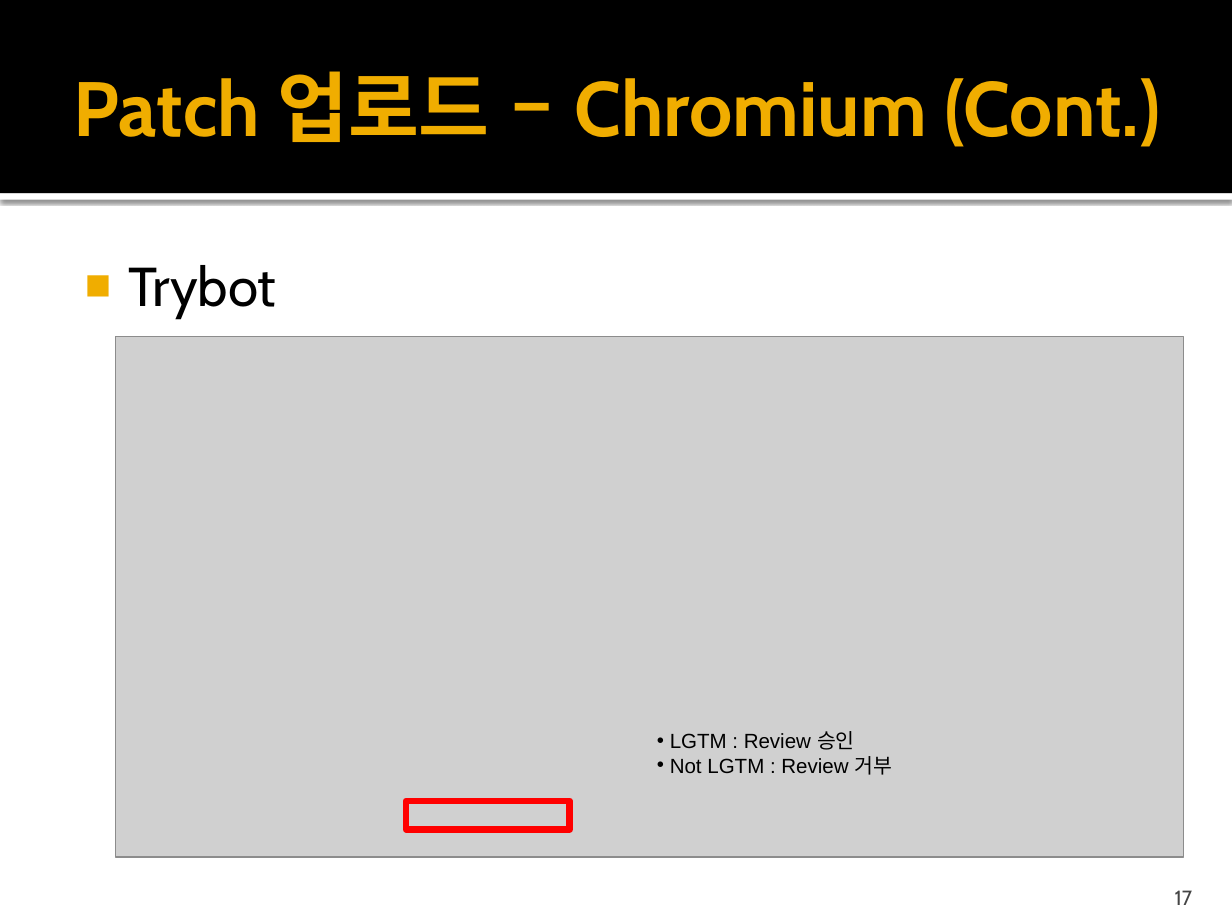
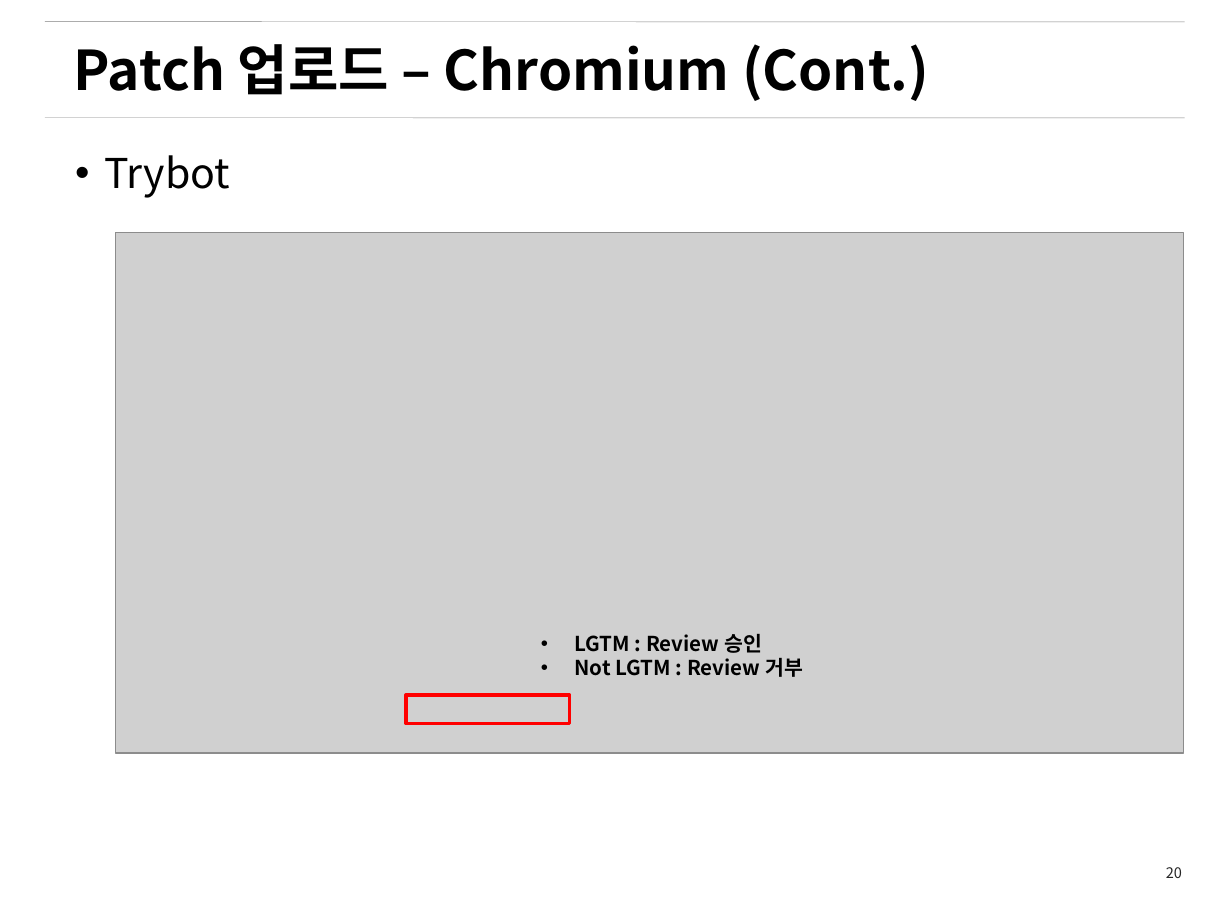
Before and after one commit to Gyuyoung/document, a slide deck: slide 20 of WebKitChromiumContributionProcess.pptx (slide 17 before the commit). Drawn at 1232x924 pixels with LibreOffice and Linux fonts; fonts in the diff are those of the drawing; grey boxes stand for pictures; background and template pictures are left out. Boxes give left, top, right and bottom in pixels: in the first picture for what was removed or moved away, otherwise in the second. Text is boxed around its words. In the diff, an @@ line names an element or a change of style, - is before the commit and + after.

```diff
--- a/WebKitChromiumContributionProcess.pptx
+++ b/WebKitChromiumContributionProcess.pptx
@@ rectangle removed at (x1=0, y1=0, x2=1232, y2=193) @@
@@ line added from (44, 22) to (1185, 22), #808080 0.26 pt @@
@@ text "Patch 업로드 – Chromium (Cont.)" at (x1=74, y1=44, x2=929, y2=101): size 45 to 32 pt, font Cabin to Noto Sans CJK KR, text colour #F0AD00 to #000000 @@
@@ line added from (44, 118) to (1185, 118), #808080 0.26 pt @@
@@ text "Trybot" moved from (x1=128, y1=265, x2=276, y2=318) to (x1=104, y1=155, x2=230, y2=198) @@
@@ text "Trybot" at (x1=104, y1=155, x2=230, y2=198): size 32 to 24 pt, font Cabin to Noto Sans CJK KR; bullet ■ to • @@
@@ rectangle removed at (x1=0, y1=193, x2=1232, y2=200) @@
@@ picture moved from (x1=116, y1=336, x2=1184, y2=856) to (x1=116, y1=233, x2=1184, y2=753) @@
@@ text "LGTM : Review 승인" moved from (x1=670, y1=731, x2=893, y2=775) to (x1=575, y1=634, x2=803, y2=677) @@
@@ text "LGTM : Review 승인" at (x1=575, y1=634, x2=803, y2=677): font Arial to Noto Sans CJK KR, bold on @@
@@ rectangle moved from (x1=407, y1=801, x2=570, y2=829) to (x1=407, y1=695, x2=570, y2=723) @@
@@ rectangle at (x1=407, y1=695, x2=570, y2=723): outline #FF0000 3.78 pt to #FF0000 2.01 pt @@
@@ page number added at (x1=1166, y1=867, x2=1182, y2=878), 8.5 pt, text #262626 @@
+20
@@ page number removed at (x1=1175, y1=890, x2=1193, y2=905) @@
-17
```
Also in this commit, not shown: 18 other slides changed, 6 slides added, 1 slide removed.
